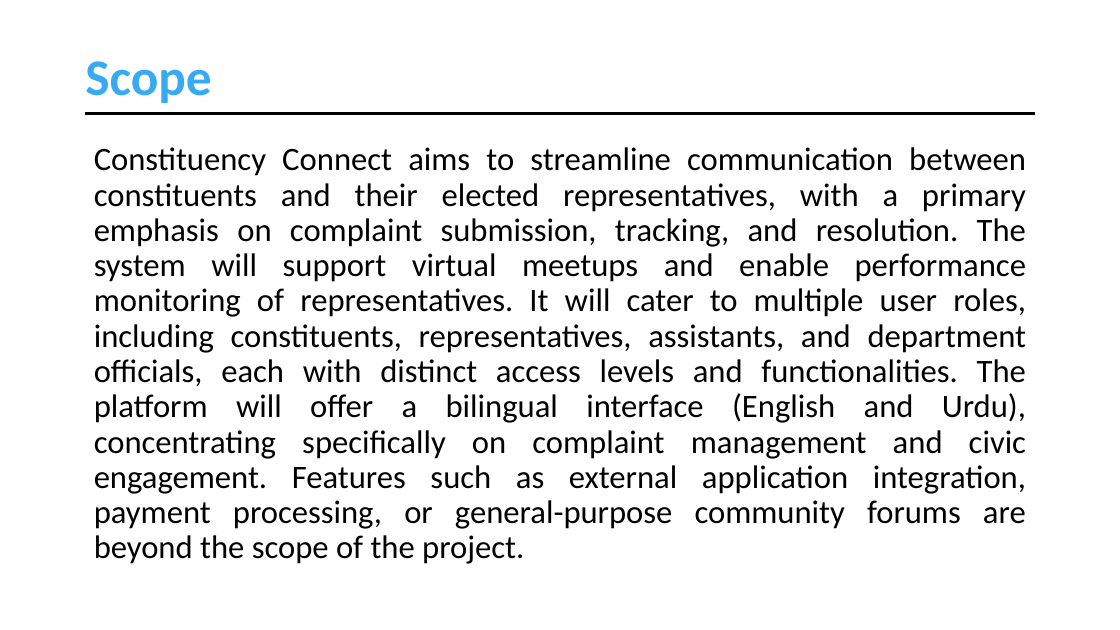
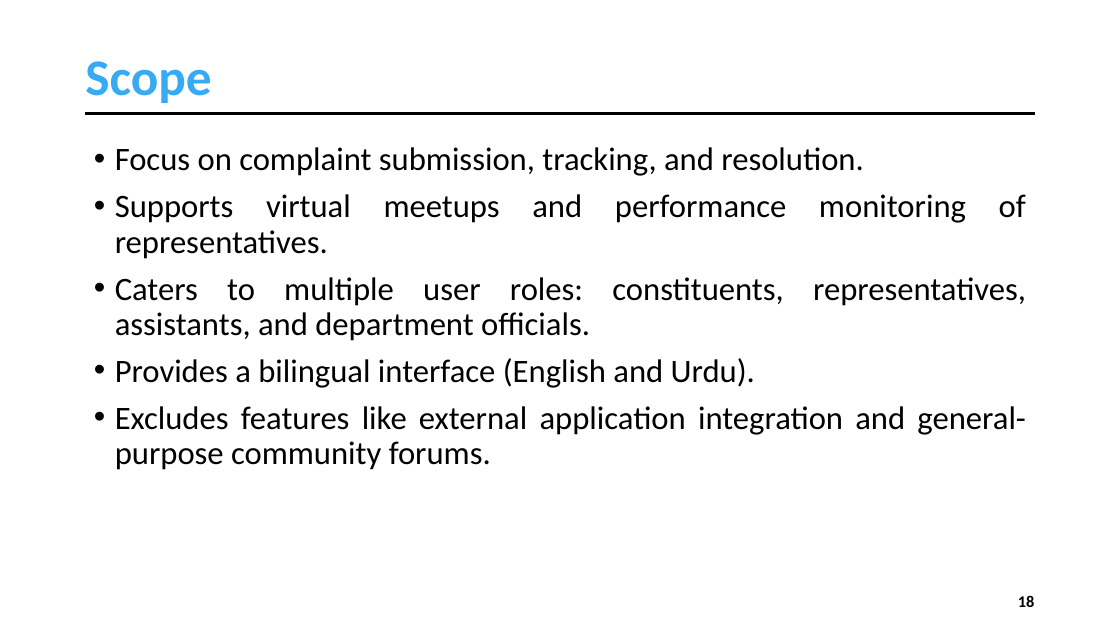
Before and after one commit to muhammadahsanmirza/fyp-constituency-connect, a slide deck: slide 18 of 4 - Idea Evaluation/Idea Evaluation Slides - Working Draft.pptx (slide 24 before the commit). Drawn at 1120x630 pixels with LibreOffice and Linux fonts; fonts in the diff are those of the drawing. Boxes give left, top, right and bottom in pixels: in the first picture for what was removed or moved away, otherwise in the second. Text is boxed around its words. In the diff, an @@ line names an element or a change of style, - is before the commit and + after.

```diff
--- a/4 - Idea Evaluation/Idea Evaluation Slides - Working Draft.pptx
+++ b/4 - Idea Evaluation/Idea Evaluation Slides - Working Draft.pptx
@@ text at [115, 147, 1026, 470]: text changed @@
-Constituency Connect aims to streamline communication between constituents and their elected representatives, with a primary emphasis on complaint submission, tracking, and resolution. The system will support virtual meetups and enable performance monitoring of representatives. It will cater to multiple user roles, including constituents, representatives, assistants, and department officials, each with distinct access levels and functionalities. The platform will offer a bilingual interface (English and Urdu), concentrating specifically on complaint management and civic engagement. Features such as external application integration, payment processing, or general-purpose community forums are beyond the scope of the project.
+• Focus on complaint submission, tracking, and resolution.
+• Supports virtual meetups and performance monitoring of representatives.
+• Caters to multiple user roles: constituents, representatives, assistants, and department officials.
+• Provides a bilingual interface (English and Urdu).
+• Excludes features like external application integration and general-purpose community forums.
@@ page number added at [1018, 595, 1035, 607], 14 pt, text #000000, bold @@
+18
```
Also in this commit, not shown: 22 other slides changed, 4 slides added, 9 slides removed, 13 other files.
